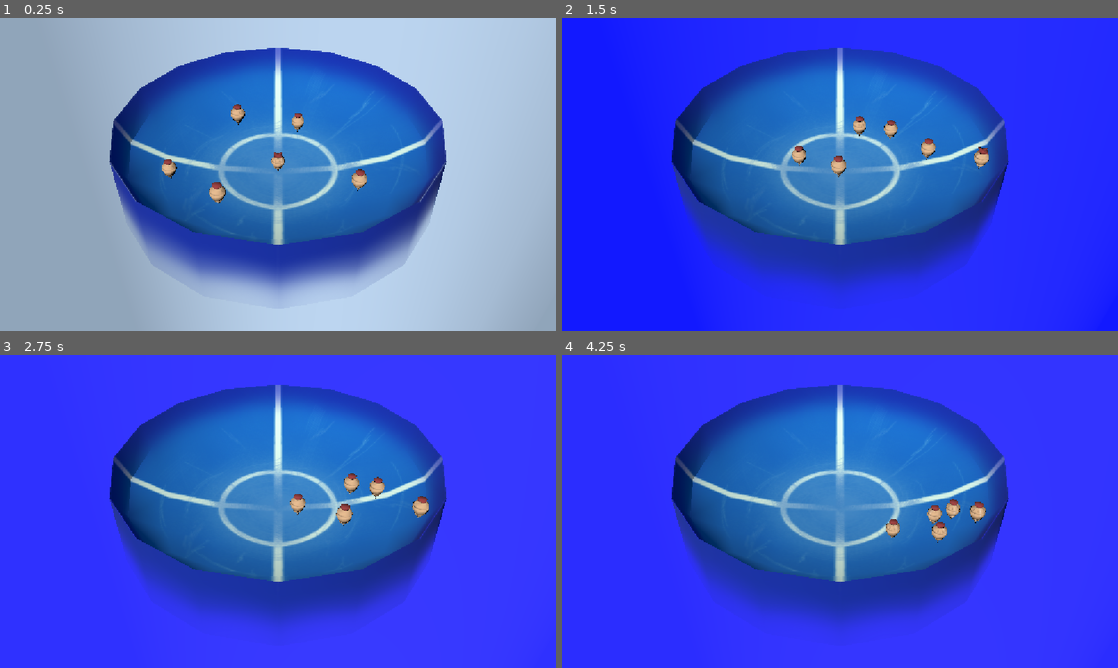
Above: before the commit, frames 1-4 (two rows, left to right).
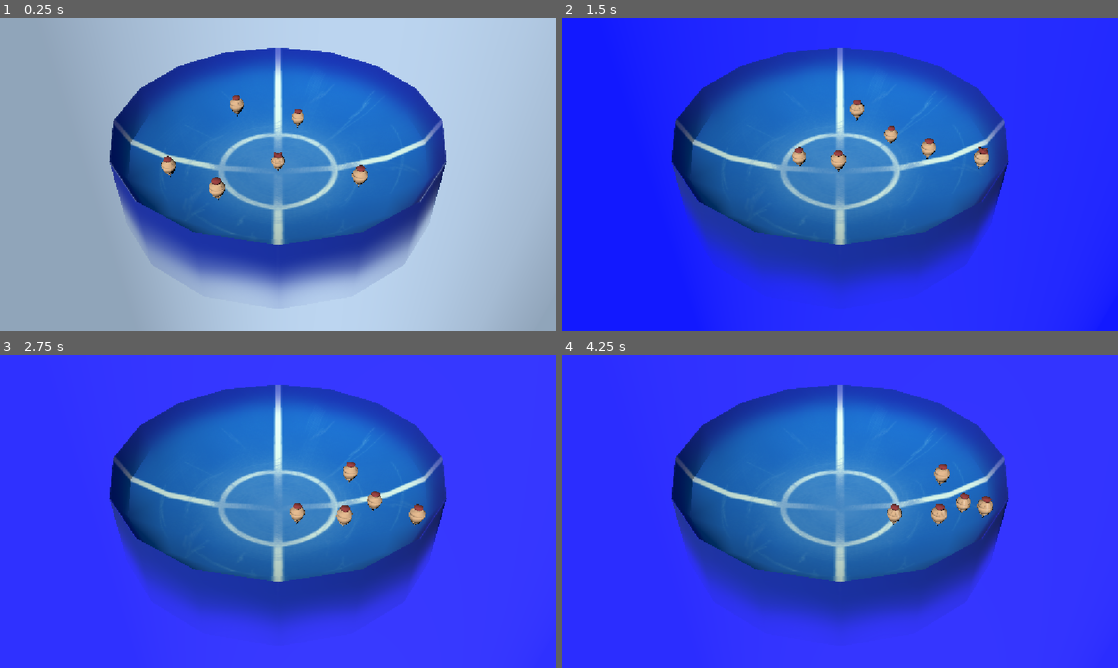
Above: after the commit, the same moments.

Repository: lucspinpa/juegoDePeonzasUnnamed
Game: Godot game, scene res://02_scenes/levels/level_test.tscn
Two runs of this game, one before a commit and one after it. Both use one fixed random seed, a clock stepped at 60 frames per second and the inputs below.
Inputs:
- Up to frame 1 (0.25 s): no input
- Up to frame 2 (1.5 s): tap Enter (ui_accept) at 0.5, 0.77 s; hold Right (right) 0.53-1.28 s; hold Down (down) from 1.28 s (still down)
- Up to frame 3 (2.75 s): tap Enter (ui_accept) at 1.52 s; release Down (down) at 2.03 s; hold Right (right) from 2.03 s (still down)
- Up to frame 4 (4.25 s): release Right (right) at 2.78 s; hold Up (up) 2.78-3.53 s; tap Enter (ui_accept) at 3.02, 3.77 s; hold Left (left) from 3.53 s (still down)

The runs differ from the first frame. In frame 1, 0.7% of the frame differs, in the area x 29-67%, y 24-60%; in frame 2, 0.6%; in frame 3, 0.9%; in frame 4, 1.1%, in the area x 58-78%, y 34-60%.

Commit message:
Enemies now move only on two axis

Diff:
--- a/02_scenes/characters/enemy.gd
+++ b/02_scenes/characters/enemy.gd
@@ -14,7 +14,9 @@
 
 # Called every frame. 'delta' is the elapsed time since the previous frame.
 func _physics_process(delta):
-	velocity = position.direction_to(current_target.position).normalized() * speed * delta
+	velocity = Vector3(position.direction_to(current_target.position).normalized().x,
+		0,
+		position.direction_to(current_target.position).normalized().z) * speed * delta
 
 	var rotation_multiplier = clamp(
 		((abs(velocity.x) + abs(velocity.z)) / 100),
